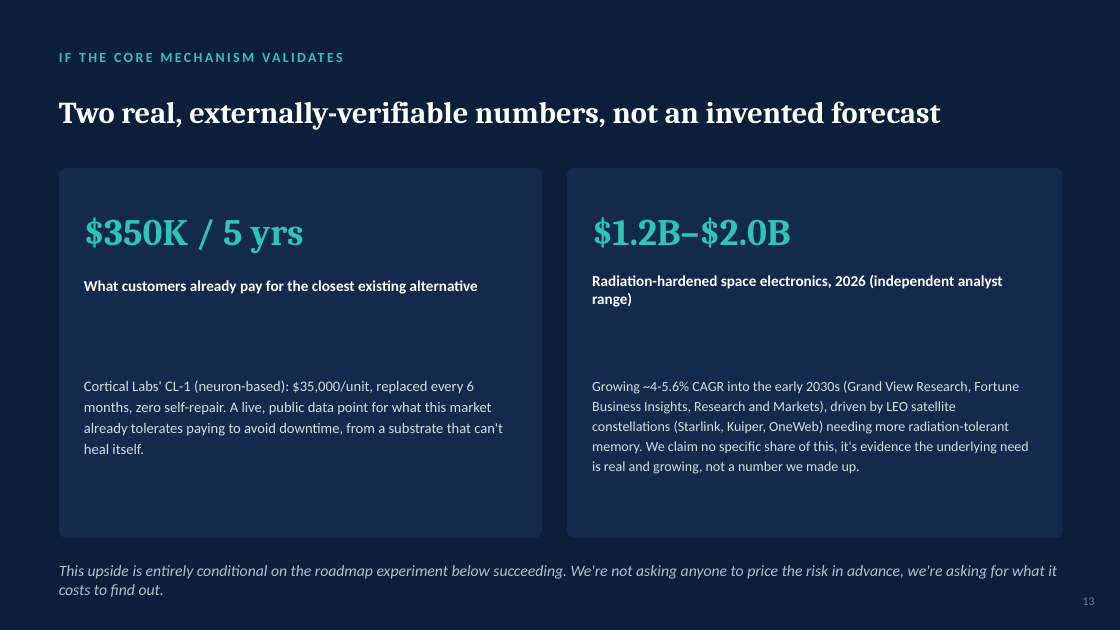
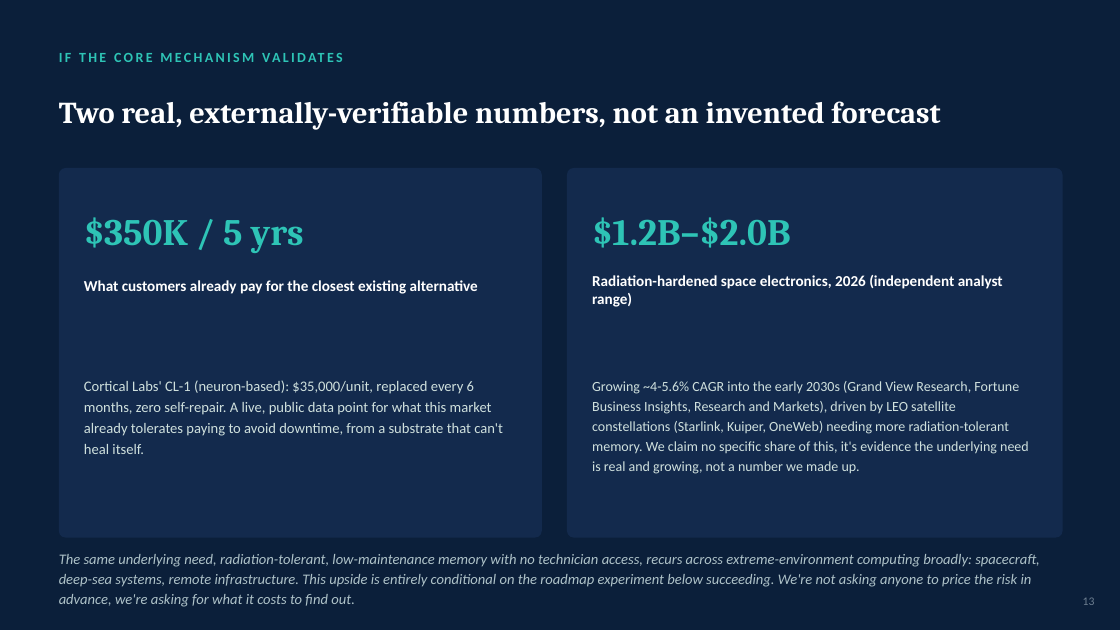
Before and after one commit to rewired89/Acheron, a slide deck: slide 13 of docs/pitch/Acheron_Pitch_Deck.pptx. Drawn at 1120x630 pixels with LibreOffice and Linux fonts; fonts in the diff are those of the drawing. Boxes give left, top, right and bottom in pixels: in the first picture for what was removed or moved away, otherwise in the second. Text is boxed around its words. In the diff, an @@ line names an element or a change of style, - is before the commit and + after.

```diff
--- a/docs/pitch/Acheron_Pitch_Deck.pptx
+++ b/docs/pitch/Acheron_Pitch_Deck.pptx
@@ text at <box>59,554,1040,607</box>: text changed; size 13.5 to 12.5 pt @@
-This upside is entirely conditional on the roadmap experiment below succeeding. We're not asking anyone to price the risk in advance, we're asking for what it costs to find out.
+The same underlying need, radiation-tolerant, low-maintenance memory with no technician access, recurs across extreme-environment computing broadly: spacecraft, deep-sea systems, remote infrastructure. This upside is entirely conditional on the roadmap experiment below succeeding. We're not asking anyone to price the risk in advance, we're asking for what it costs to find out.
```
Also in this commit, not shown: 3 other slides changed, 1 other file.
